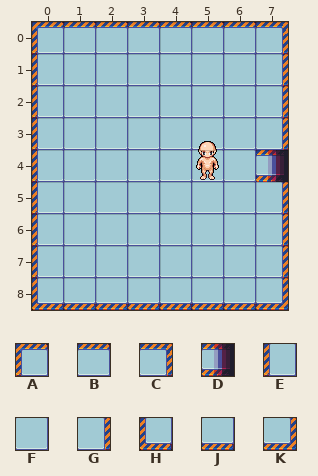
Tiled map: SurvivalOfThe/Assets/Tiledmaps/test_map2.tmx. The first picture shows the starting point.
Cells are 32x32 px. Shown: x 0..7, y 0..8.
Key: from "scifitiles-sheet": A 5, B 6, C 7, D 15, E 19, F 20, G 21, H 33, J 34, K 35.
_ is an empty cell, # one hidden under a higher layer.
Objects are placed by their top-left corner, in cells (3,4 is the top-left corner of cell 3,4); size is 1x1 cell unless given.
Layers that did not change in this view are not listed.
Layer "Tile Layer 1" before, first column x 0:
0 ABBBBBBC
1 EFFFFFFG
2 EFFFFFFG
3 EFFFFFFG
4 EFFFFFF#
5 EFFFFFFG
6 EFFFFFFG
7 EFFFFFFG
8 HJJJJJJK
After the commit:
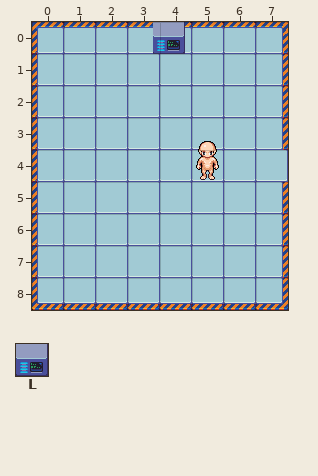
Further tiles: from "scifitiles-sheet": L 44.
Change:
Layer "Tile Layer 1":
Tile F is added in row 4 at x 7.
Layer "Tile Layer 2" (now hidden):
The edit erases tile D in row 4 at x 7.
Layer "Object Layer 1" (added):
A new object: L "thingy" at 3.8,0.
Where, in picture pixels (left, top, right, bottom), the same in both pictures:
added: (153, 22, 185, 54)
changed: (256, 150, 288, 182)
